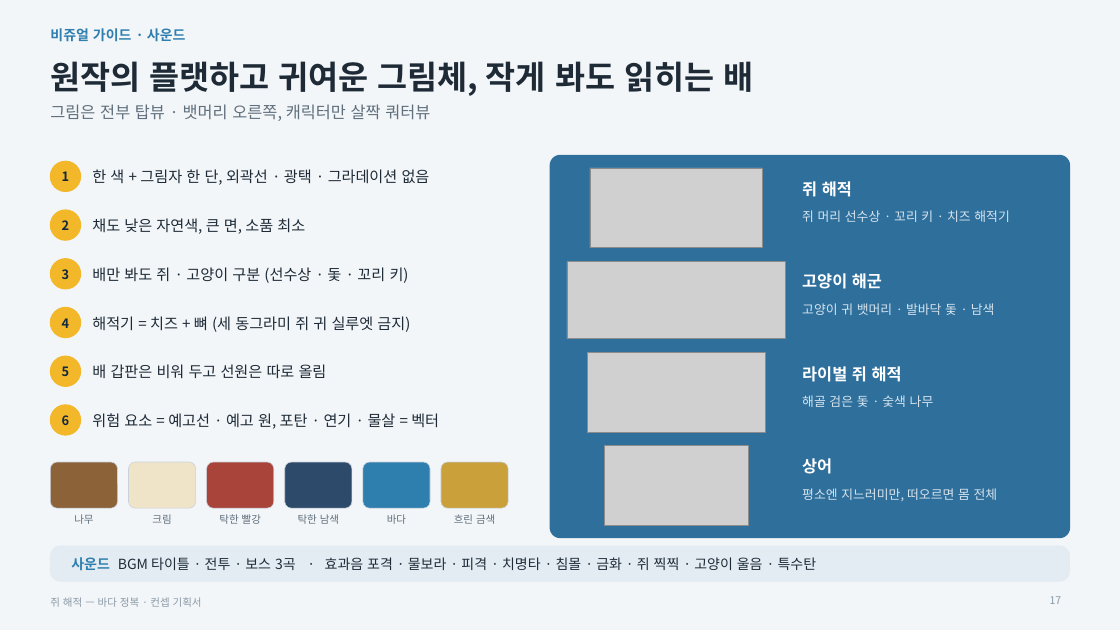
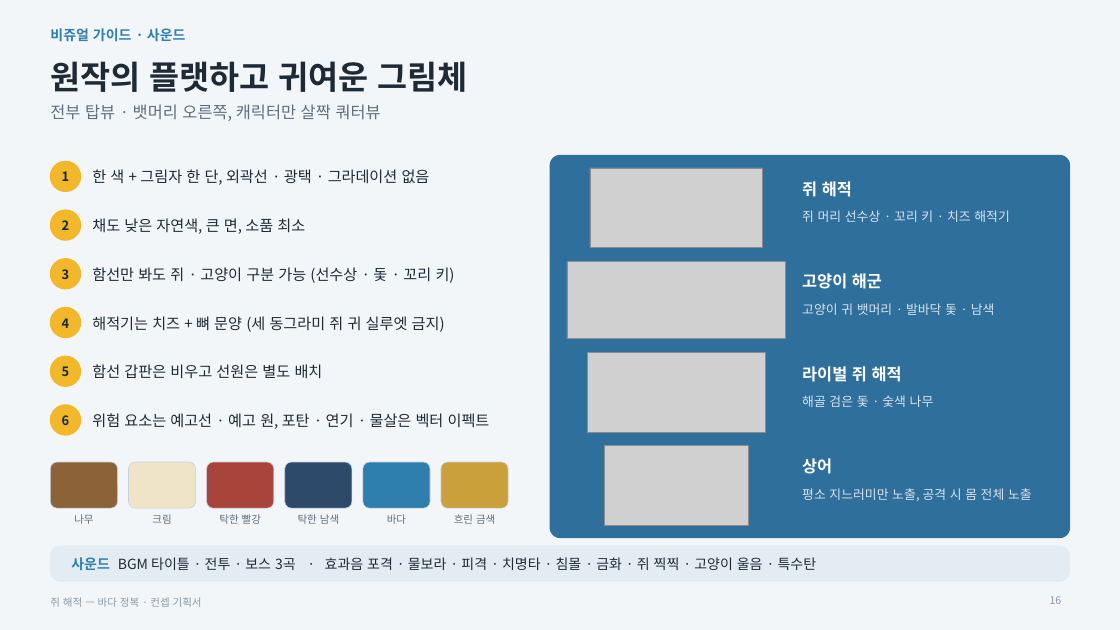
Before and after one commit to inory16351/RatPlain, a slide deck: slide 16 of Pirat_Plan/쥐해적_컨셉기획서.pptx (slide 17 before the commit). Drawn at 1120x630 pixels with LibreOffice and Linux fonts; fonts in the diff are those of the drawing; grey boxes stand for pictures. Boxes give left, top, right and bottom in pixels: in the first picture for what was removed or moved away, otherwise in the second. Text is boxed around its words. In the diff, an @@ line names an element or a change of style, - is before the commit and + after.

```diff
--- a/Pirat_Plan/쥐해적_컨셉기획서.pptx
+++ b/Pirat_Plan/쥐해적_컨셉기획서.pptx
@@ title at [50,61,468,92]: text changed @@
-원작의 플랫하고 귀여운 그림체, 작게 봐도 읽히는 배
+원작의 플랫하고 귀여운 그림체
@@ text at [50,104,381,121]: text changed @@
-그림은 전부 탑뷰 · 뱃머리 오른쪽, 캐릭터만 살짝 쿼터뷰
+전부 탑뷰 · 뱃머리 오른쪽, 캐릭터만 살짝 쿼터뷰
@@ text at [92,267,455,283]: text changed @@
-배만 봐도 쥐 · 고양이 구분 (선수상 · 돛 · 꼬리 키)
+함선만 봐도 쥐 · 고양이 구분 가능 (선수상 · 돛 · 꼬리 키)
@@ text at [92,316,445,332]: text changed @@
-해적기 = 치즈 + 뼈 (세 동그라미 쥐 귀 실루엣 금지)
+해적기는 치즈 + 뼈 문양 (세 동그라미 쥐 귀 실루엣 금지)
@@ text at [92,364,323,379]: text changed @@
-배 갑판은 비워 두고 선원은 따로 올림
+함선 갑판은 비우고 선원은 별도 배치
@@ text at [92,413,490,429]: text changed @@
-위험 요소 = 예고선 · 예고 원, 포탄 · 연기 · 물살 = 벡터
+위험 요소는 예고선 · 예고 원, 포탄 · 연기 · 물살은 벡터 이펙트
@@ text at [802,488,1032,501]: text changed @@
-평소엔 지느러미만, 떠오르면 몸 전체
+평소 지느러미만 노출, 공격 시 몸 전체 노출
@@ page number at [1050,596,1062,604]: text changed @@
-17
+16
```
Also in this commit, not shown: 16 other slides changed, 1 slide removed, 1 other file.
